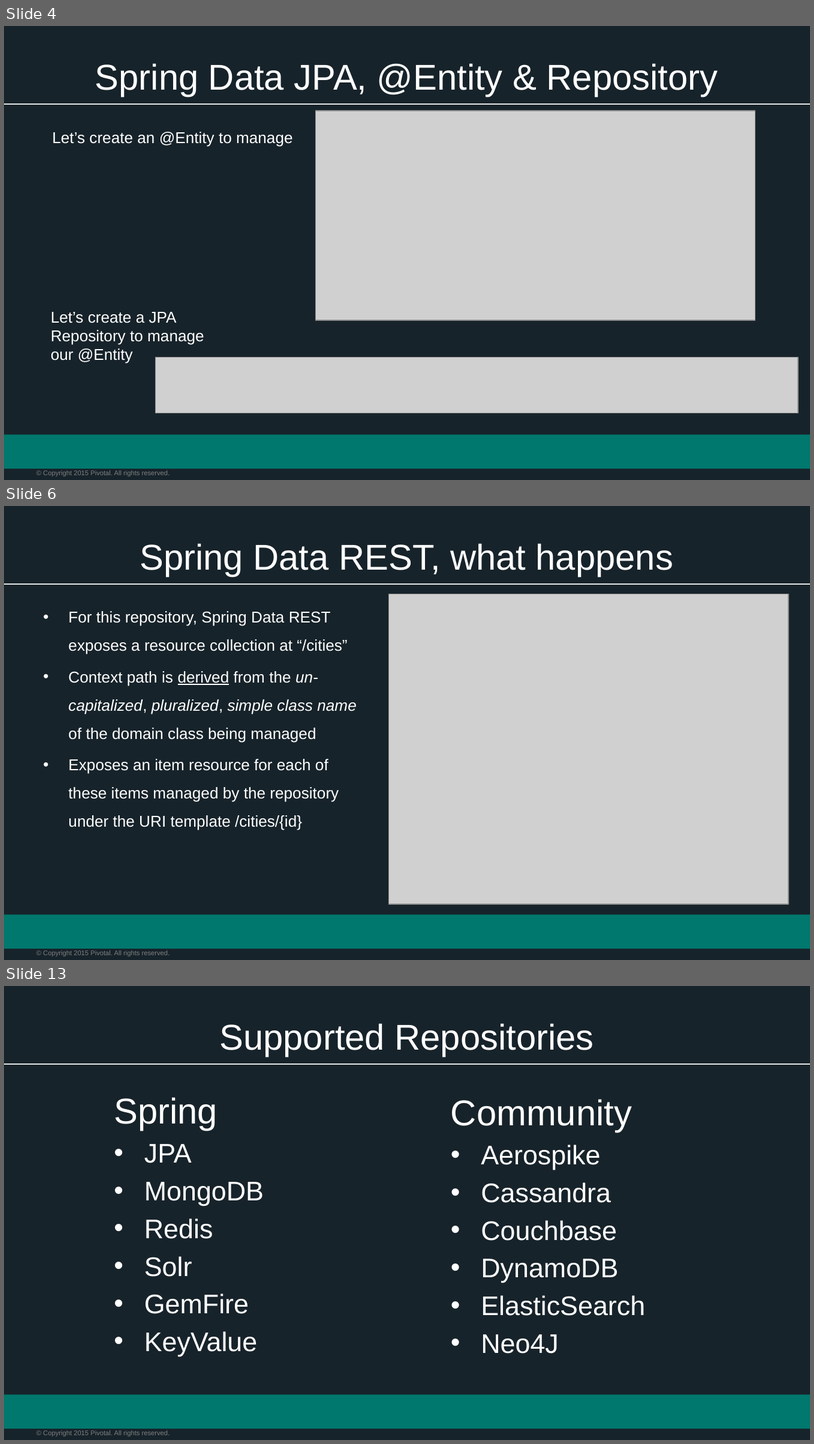
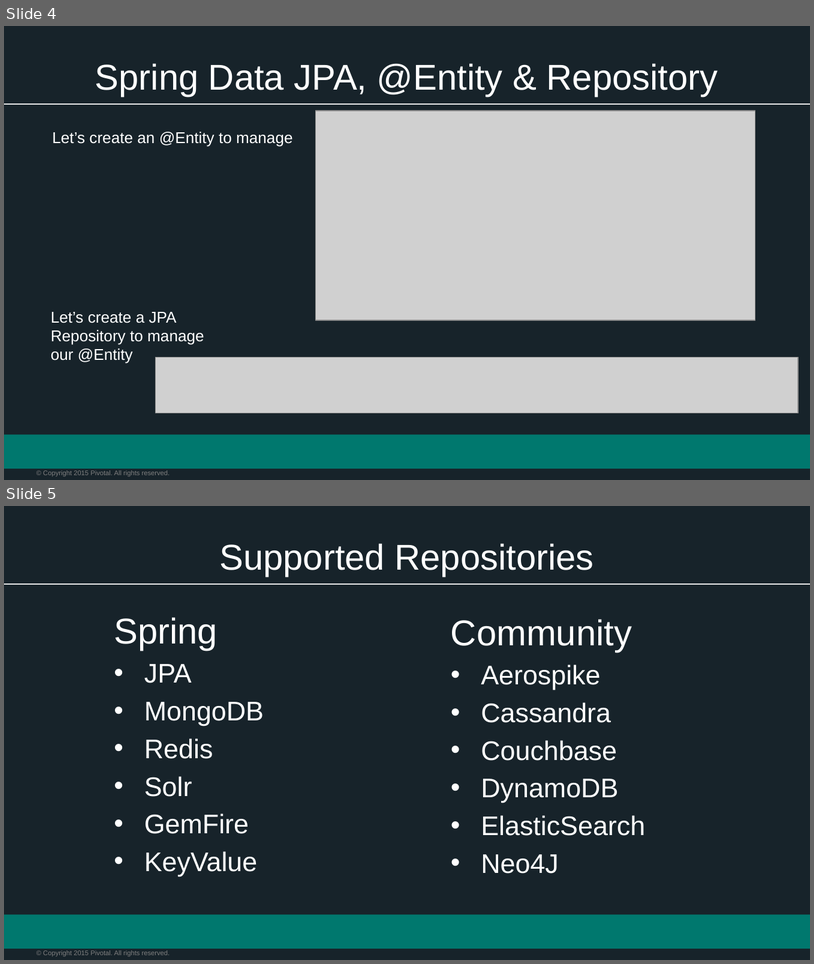
Before and after one commit to phopper-pivotal/Spring-Workshop-Dish, a slide deck: Session_4_Polyglot_Persistence.pptx. Shown one above the other, each under a label of ours: slides 4, 6 and 13 before the commit, slides 4 and 5 after it; the slides between them are not shown. The pictures are 814x1444 and 814x964 pixels, drawn with LibreOffice and Linux fonts; fonts in the diff are those of the drawing; grey boxes stand for pictures; background and template pictures are left out. Boxes give left, top, right and bottom in pixels: in the first picture for what was removed or moved away, otherwise in the second. Text is boxed around its words. In the diff, an @@ line names an element or a change of style, - is before the commit and + after.

```diff
--- a/Session_4_Polyglot_Persistence.pptx
+++ b/Session_4_Polyglot_Persistence.pptx
@@ slide 6 removed at (4, 506, 810, 960), background #17232A; not listed: 3 template elements that a slide beside it also shows @@
@@ title removed at (140, 543, 674, 577) @@
-Spring Data REST, what happens
@@ picture removed at (389, 594, 789, 904) @@
@@ text removed at (68, 611, 356, 830) @@
-• For this repository, Spring Data REST exposes a resource collection at “/cities”
-• Context path is derived from the un-capitalized, pluralized, simple class name of the domain class being managed
-• Exposes an item resource for each of these items managed by the repository under the URI template /cities/{id}
@@ what was slide 13 is now slide 5 @@
```
Also in this commit, not shown: 1 slide changed, 7 other slides removed, 2 other files.
